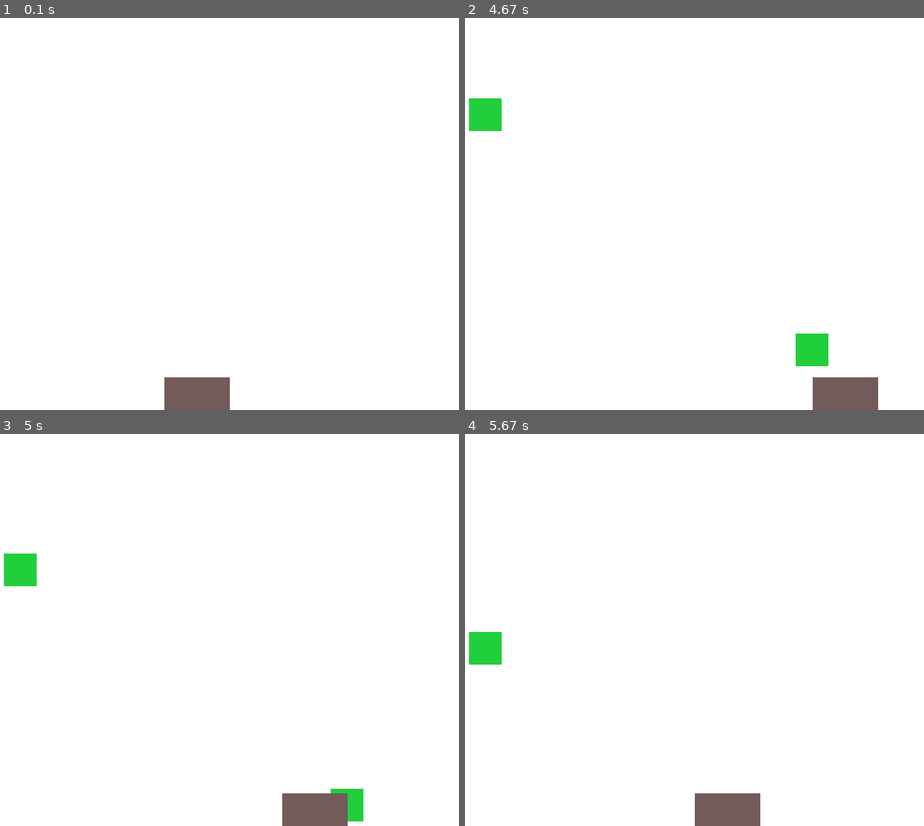
Above: before the commit, frames 1-4 (two rows, left to right).
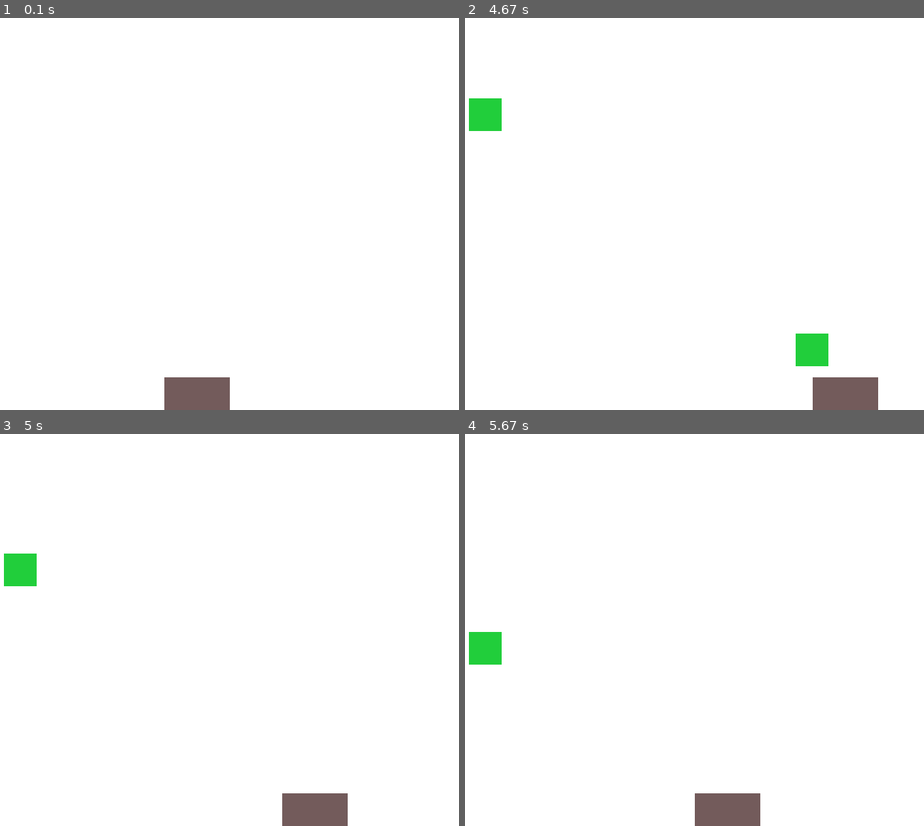
Above: after the commit, the same moments.

Repository: gnikkoch96/pygame-projects
Game: pygame game, started from test_game/main.py
The game is run twice, just before and just after one commit, with the same random seed, the same clock (stepped at 60 frames per second) and the same inputs.
Inputs:
- Up to frame 1 (0.1 s): no input
- Up to frame 2 (4.67 s): hold Right 0.33-0.8 s; hold Right 0.83-1.3 s; hold Left 1.33-1.87 s; hold Left 1.9-2.3 s; hold Right 2.33-2.97 s; hold Left 3-3.47 s; hold Right 3.5-3.97 s; hold Right 4-4.47 s; hold Left from 4.5 s (still down)
- Up to frame 3 (5 s): keep holding Left
- Up to frame 4 (5.67 s): release Left at 5.03 s; hold Left 5.07-5.47 s; hold Right from 5.5 s (still down)

Frames 1-2 are identical in both runs. In frame 3, 0.3% of the frame differs, in the area x 72-80%, y 90-99%; in frame 4, nothing differs.

Commit message:
feat: added collision detection between the money and bucket

Diff:
--- a/test_game/main.py
+++ b/test_game/main.py
@@ -47,11 +47,15 @@
         rand_x = random.randint(0, SCREEN_WIDTH - MONEY_SIZE[0])
         money_list.append([rand_x, 0, MONEY_SIZE[0], MONEY_SIZE[1], MONEY_COLOR])
 
-    # update money position
+    # update money position and check for collisions
+    bucket_rect = pygame.Rect(bucket[0], bucket[1], bucket[2], bucket[3])
     for money in money_list[:]: # slice to allow removal of items
         money[1] += FALL_SPEED
 
-        if money[1] > SCREEN_HEIGHT:
+        money_rect = pygame.Rect(money[0], money[1], money[2], money[3])
+        if bucket_rect.colliderect(money_rect):
+            money_list.remove(money)
+        elif money[1] > SCREEN_HEIGHT:
             money_list.remove(money)
 
 
